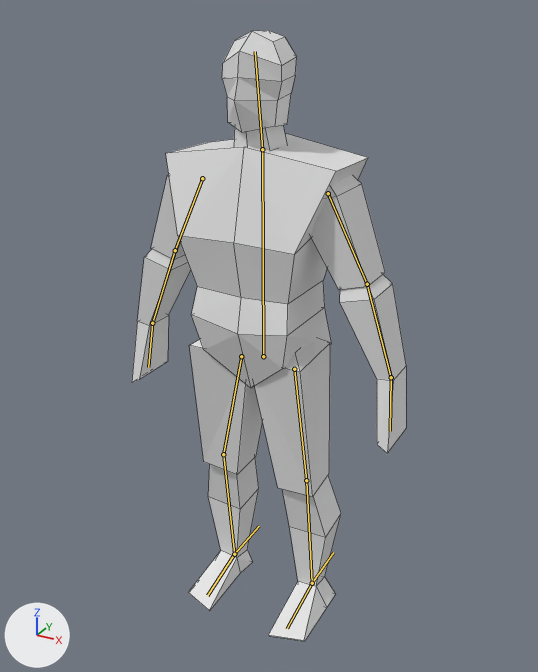
A saved change to the Blender file SimpleHuman.blend.
Both versions are drawn from a 50 mm camera at (1.82, -3.25, 3.42) aimed at (0.01, 0.05, 1.77). Every picture has the same lights, and +X, +Y and +Z are marked at lower left. The bones that bend it are drawn over the model as lines. Mesh edges are drawn as thin lines.
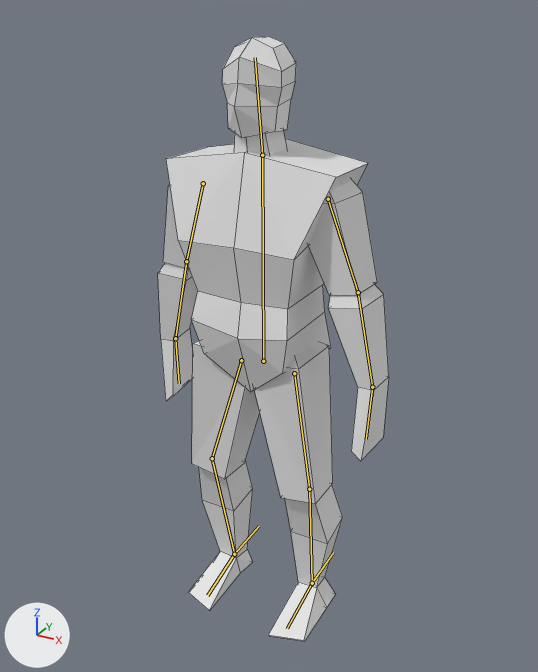
The newer file adds an action. The first version stands in its rest pose; the second is drawn at frame 1 of the action 'idle_loop'.

Boxes (x1, y1, x2, y2) around the edits, measured in the pictures (538 x 672 px):
'Cube', posed (16% narrower)
    before: (132, 30, 406, 642)
    after: (158, 36, 389, 642)
bone 'Body', root to tip
    before: (263, 356) to (262, 149)
    after: (263, 361) to (262, 155)
bone 'UpperArm.L', root to tip
    before: (328, 193) to (367, 284)
    after: (328, 199) to (358, 292)
bone 'UpperArm.R', root to tip
    before: (202, 178) to (175, 250)
    after: (203, 183) to (186, 261)

The change, as a list of edits to the scene's bpy script:
```text
Change bone_body:
    where bone_body = bpy.data.objects['Armature'].pose.bones['Body']
    bone_body.location: (0.0, 0.0, 0.0) -> (0.0, -0.021, 0.0)
Change bone_upperarm_l:
    where bone_upperarm_l = bpy.data.objects['Armature'].pose.bones['UpperArm.L']  # child of 'Body'
    bone_upperarm_l.rotation_quaternion: (1.0, 0.0, 0.0, 0.0) -> (0.999, 0.023, 0.017, -0.043)  # degrees (0, 0, 0) -> degrees (3, 2, -5)
Change bone_upperarm_r:
    where bone_upperarm_r = bpy.data.objects['Armature'].pose.bones['UpperArm.R']  # child of 'Body'
    bone_upperarm_r.rotation_quaternion: (1.0, 0.0, 0.0, 0.0) -> (0.995, -0.003, -0.054, 0.078)  # degrees (0, 0, 0) -> degrees (-1, -6, 9)
```
